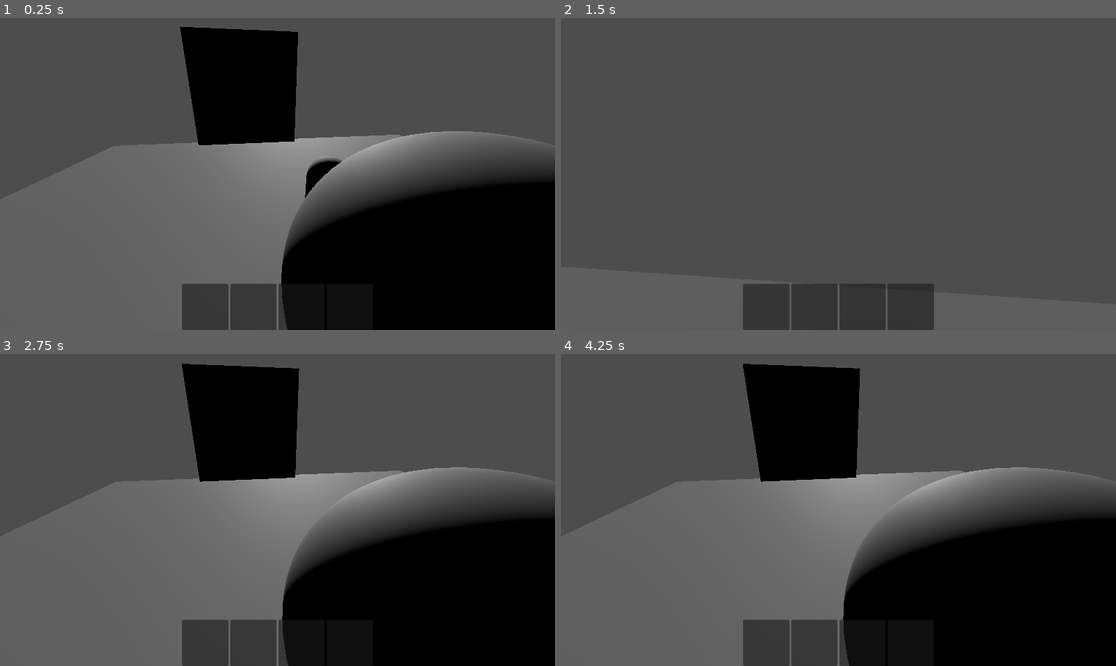
Above: before the commit, frames 1-4 (two rows, left to right).
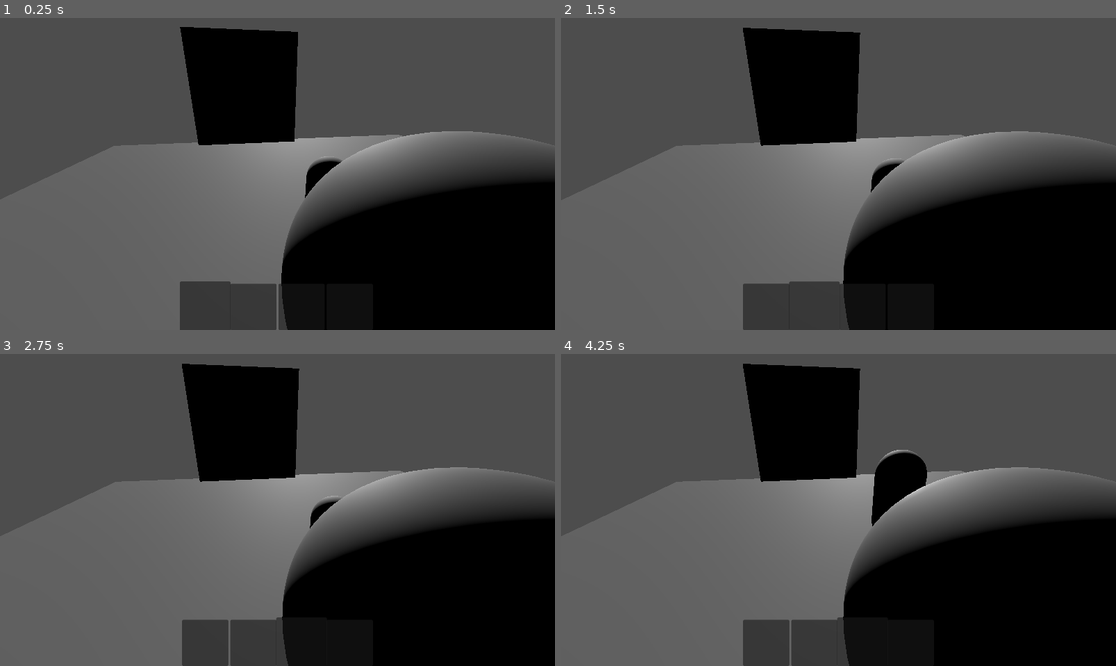
Above: after the commit, the same moments.

Repository: hadll/i-unno
Game: Godot game, scene res://scenes/playground.tscn
Same seed, same stepped clock (60 frames per second), same inputs: the game is played once before the commit and once after it.
Inputs (mouse positions are in pixels of both pictures, inside the frame that each line leads up to):
- Up to frame 1 (0.25 s): no input
- Up to frame 2 (1.5 s): tap Enter at 0.5 s; move the mouse to (866, 174) at 0.52 s; hold W (move_forward) from 0.53 s (still down); tap 1 (freecam_on, bound only before the commit) at 0.6 s; click (866, 174) at 0.67 s; tap Space (move_jump) at 0.77 s; move the mouse to (810, 174) at 1.27 s; tap 2 (freecam_swap, bound only before the commit) at 1.35 s; click (810, 174) at 1.42 s
- Up to frame 3 (2.75 s): keep holding W (move_forward); tap Space (move_jump) at 1.52 s; move the mouse to (288, 503) at 2.02 s; tap 3 (freecam_tp, bound only before the commit) at 2.1 s; click (288, 503) at 2.17 s
- Up to frame 4 (4.25 s): keep holding W (move_forward); tap Space (move_jump) at 2.75, 3.02, 3.77 s; move the mouse to (832, 516) at 2.77 s; tap Ctrl (move_crouch) at 2.85 s; click (832, 516) at 2.92 s; move the mouse to (877, 513) at 3.52 s; hold Shift (move_sprint) from 3.53 s (still down); click (877, 513) at 3.67 s

The runs differ from the first frame. In frame 1, 0.2% of the frame differs, in the area x 32-42%, y 84-100%; in frame 2, 44%, in the area x 17-100%, y 3-100%; in frame 3, 0.2%; in frame 4, 1.5%.

Commit message:
item selection and input

Diff:
--- a/project.godot
+++ b/project.godot
@@ -66,17 +66,17 @@
 }
 freecam_on={
 "deadzone": 0.2,
-"events": [Object(InputEventKey,"resource_local_to_scene":fa …(141 unchanged characters)… ":false,"keycode":0,"physical_keycode":49,"key_label":0,"unicode":49,"location":0,"echo":false,"script":null)
+"events": [Object(InputEventKey,"resource_local_to_scene":fa …(141 unchanged characters)… ":false,"keycode":0,"physical_keycode":4194332,"key_label":0,"unicode":0,"location":0,"echo":false,"script":null)
 ]
 }
 freecam_swap={
 "deadzone": 0.2,
-"events": [Object(InputEventKey,"resource_local_to_scene":fa …(140 unchanged characters)… d":false,"keycode":0,"physical_keycode":50,"key_label":0,"unicode":50,"location":0,"echo":false,"script":null)
+"events": [Object(InputEventKey,"resource_local_to_scene":fa …(140 unchanged characters)… d":false,"keycode":0,"physical_keycode":4194333,"key_label":0,"unicode":0,"location":0,"echo":false,"script":null)
 ]
 }
 freecam_tp={
 "deadzone": 0.2,
-"events": [Object(InputEventKey,"resource_local_to_scene":fa …(140 unchanged characters)… d":false,"keycode":0,"physical_keycode":51,"key_label":0,"unicode":51,"location":0,"echo":false,"script":null)
+"events": [Object(InputEventKey,"resource_local_to_scene":fa …(140 unchanged characters)… d":false,"keycode":0,"physical_keycode":4194334,"key_label":0,"unicode":0,"location":0,"echo":false,"script":null)
 ]
 }
 move_sprint={
@@ -99,11 +99,6 @@
 "events": [Object(InputEventKey,"resource_local_to_scene":false,"resource_name":"","device":-1,"window_id":0,"alt_press …(192 unchanged characters)…
 ]
 }
-item_grab={
-"deadzone": 0.2,
-"events": [Object(InputEventKey,"resource_local_to_scene":false,"resource_name":"","device":-1,"window_id":0,"alt_pressed":false,"shift_pressed":false,"ctrl_pressed":false,"meta_pressed":false,"pressed":false,"keycode":0,"physical_keycode":69,"key_label":0,"unicode":101,"location":0,"echo":false,"script":null)
-]
-}
 office_interact={
 "deadzone": 0.2,
 "events": [Object(InputEventKey,"resource_local_to_scene":false,"resource_name":"","device":-1,"window_id":0,"alt_press …(191 unchanged characters)…
@@ -117,6 +112,41 @@
 office_look_up={
 "deadzone": 0.2,
 "events": [Object(InputEventKey,"resource_local_to_scene":false,"resource_name":"","device":-1,"window_id":0,"alt_press …(192 unchanged characters)…
+]
+}
+item_grab={
+"deadzone": 0.2,
+"events": [Object(InputEventKey,"resource_local_to_scene":false,"resource_name":"","device":-1,"window_id":0,"alt_pressed":false,"shift_pressed":false,"ctrl_pressed":false,"meta_pressed":false,"pressed":false,"keycode":0,"physical_keycode":69,"key_label":0,"unicode":101,"location":0,"echo":false,"script":null)
+]
+}
+item_next={
+"deadzone": 0.2,
+"events": [Object(InputEventMouseButton,"resource_local_to_scene":false,"resource_name":"","device":-1,"window_id":0,"alt_pressed":false,"shift_pressed":false,"ctrl_pressed":false,"meta_pressed":false,"button_mask":0,"position":Vector2(0, 0),"global_position":Vector2(0, 0),"factor":1.0,"button_index":4,"canceled":false,"pressed":false,"double_click":false,"script":null)
+]
+}
+item_previous={
+"deadzone": 0.2,
+"events": [Object(InputEventMouseButton,"resource_local_to_scene":false,"resource_name":"","device":-1,"window_id":0,"alt_pressed":false,"shift_pressed":false,"ctrl_pressed":false,"meta_pressed":false,"button_mask":0,"position":Vector2(0, 0),"global_position":Vector2(0, 0),"factor":1.0,"button_index":5,"canceled":false,"pressed":false,"double_click":false,"script":null)
+]
+}
+item_1={
+"deadzone": 0.2,
+"events": [Object(InputEventKey,"resource_local_to_scene":false,"resource_name":"","device":-1,"window_id":0,"alt_pressed":false,"shift_pressed":false,"ctrl_pressed":false,"meta_pressed":false,"pressed":false,"keycode":0,"physical_keycode":49,"key_label":0,"unicode":49,"location":0,"echo":false,"script":null)
+]
+}
+item_2={
+"deadzone": 0.2,
+"events": [Object(InputEventKey,"resource_local_to_scene":false,"resource_name":"","device":-1,"window_id":0,"alt_pressed":false,"shift_pressed":false,"ctrl_pressed":false,"meta_pressed":false,"pressed":false,"keycode":0,"physical_keycode":50,"key_label":0,"unicode":50,"location":0,"echo":false,"script":null)
+]
+}
+item_3={
+"deadzone": 0.2,
+"events": [Object(InputEventKey,"resource_local_to_scene":false,"resource_name":"","device":-1,"window_id":0,"alt_pressed":false,"shift_pressed":false,"ctrl_pressed":false,"meta_pressed":false,"pressed":false,"keycode":0,"physical_keycode":51,"key_label":0,"unicode":51,"location":0,"echo":false,"script":null)
+]
+}
+item_4={
+"deadzone": 0.2,
+"events": [Object(InputEventKey,"resource_local_to_scene":false,"resource_name":"","device":-1,"window_id":0,"alt_pressed":false,"shift_pressed":false,"ctrl_pressed":false,"meta_pressed":false,"pressed":false,"keycode":0,"physical_keycode":52,"key_label":0,"unicode":52,"location":0,"echo":false,"script":null)
 ]
 }
 
--- a/scenes/inventory.tscn
+++ b/scenes/inventory.tscn
@@ -2,8 +2,9 @@
 
 [ext_resource type="Script" uid="uid://b301mh7c2dgrh" path="res://scripts/inventory.gd" id="1_hj2ta"]
 [ext_resource type="PackedScene" uid="uid://rchgqjh135p2" path="res://scenes/item_slot.tscn" id="1_qw0r6"]
+[ext_resource type="Script" uid="uid://dkq6mobqqioes" path="res://scripts/triggers/global_key_trigger.gd" id="3_ty45s"]
 
-[node name="Inventory" type="Control" unique_id=491016439 node_paths=PackedStringArray("slots")]
+[node name="Inventory" type="Control" unique_id=491016439 node_paths=PackedStringArray("trigger_item_next", "trigger_item_previous", "trigger_item_1", "trigger_item_2", "trigger_item_3", "trigger_item_4", "slots")]
 layout_mode = 3
 anchors_preset = 15
 anchor_right = 1.0
@@ -12,6 +13,12 @@
 grow_vertical = 2
 mouse_filter = 2
 script = ExtResource("1_hj2ta")
+trigger_item_next = NodePath("TriggerItemNext")
+trigger_item_previous = NodePath("TriggerItemPrevious")
+trigger_item_1 = NodePath("TriggerItem1")
+trigger_item_2 = NodePath("TriggerItem2")
+trigger_item_3 = NodePath("TriggerItem3")
+trigger_item_4 = NodePath("TriggerItem4")
 slots = [NodePath("Slots/ItemSlot1"), NodePath("Slots/ItemSlot2"), NodePath("Slots/ItemSlot3"), NodePath("Slots/ItemSlot4")]
 
 [node name="Slots" type="HBoxContainer" parent="." unique_id=740609684]
@@ -36,3 +43,39 @@
 
 [node name="ItemSlot4" parent="Slots" unique_id=744483395 instance=ExtResource("1_qw0r6")]
 layout_mode = 2
+
+[node name="TriggerItemNext" type="Node3D" parent="." unique_id=1532982334]
+script = ExtResource("3_ty45s")
+use_action = true
+action = &"item_next"
+metadata/_custom_type_script = "uid://dkq6mobqqioes"
+
+[node name="TriggerItemPrevious" type="Node3D" parent="." unique_id=644320424]
+script = ExtResource("3_ty45s")
+use_action = true
+action = &"item_previous"
+metadata/_custom_type_script = "uid://dkq6mobqqioes"
+
+[node name="TriggerItem1" type="Node3D" parent="." unique_id=1302310499]
+script = ExtResource("3_ty45s")
+use_action = true
+action = &"item_1"
+metadata/_custom_type_script = "uid://dkq6mobqqioes"
+
+[node name="TriggerItem2" type="Node3D" parent="." unique_id=1725506887]
+script = ExtResource("3_ty45s")
+use_action = true
+action = &"item_2"
+metadata/_custom_type_script = "uid://dkq6mobqqioes"
+
+[node name="TriggerItem3" type="Node3D" parent="." unique_id=1313725403]
+script = ExtResource("3_ty45s")
+use_action = true
+action = &"item_3"
+metadata/_custom_type_script = "uid://dkq6mobqqioes"
+
+[node name="TriggerItem4" type="Node3D" parent="." unique_id=428095868]
+script = ExtResource("3_ty45s")
+use_action = true
+action = &"item_4"
+metadata/_custom_type_script = "uid://dkq6mobqqioes"
--- a/scenes/item_slot.tscn
+++ b/scenes/item_slot.tscn
@@ -4,5 +4,7 @@
 
 [node name="ItemSlot" type="PanelContainer" unique_id=1385488667]
 custom_minimum_size = Vector2(96, 96)
+offset_transform_enabled = true
 mouse_filter = 2
 script = ExtResource("1_567tv")
+animation_speed = 25.0
--- a/scenes/office.tscn
+++ b/scenes/office.tscn
@@ -243,7 +243,7 @@
 [node name="LockTrigger" type="Node3D" parent="Monitor" unique_id=1407903017 node_paths=PackedStringArray("input_triggers", "triggers_to_lock")]
 script = ExtResource("14_ujkv6")
 input_triggers = [NodePath("../MonitorToggle")]
-triggers_to_lock = [NodePath("../../LookLeftKey"), NodePath("../../LookRightKey"), NodePath("../../LookUpKey")]
+triggers_to_lock = [NodePath("../../LookLeftKey"), NodePath("../../LookRightKey"), NodePath("../../LookUpKey"), NodePath("../../OfficePlayer/Inventory/TriggerItemNext"), NodePath("../../OfficePlayer/Inventory/TriggerItemPrevious"), NodePath("../../OfficePlayer/Inventory/TriggerItem1"), NodePath("../../OfficePlayer/Inventory/TriggerItem2"), NodePath("../../OfficePlayer/Inventory/TriggerItem3"), NodePath("../../OfficePlayer/Inventory/TriggerItem4")]
 metadata/_custom_type_script = "uid://dpot1lmhj56kc"
 
 [node name="MeshInstance3D" type="MeshInstance3D" parent="Monitor" unique_id=19432116]
--- a/scripts/inventory.gd
+++ b/scripts/inventory.gd
@@ -1,7 +1,49 @@
 class_name Inventory
 extends Control
 
+# can't exactly have 6 root nodes, really don't know how this should work
+@export var trigger_item_next: Trigger
+@export var trigger_item_previous: Trigger
+@export var trigger_item_1: Trigger
+@export var trigger_item_2: Trigger
+@export var trigger_item_3: Trigger
+@export var trigger_item_4: Trigger
+
 @export var slots: Array[ItemSlot]
+
+var selected_slot := 0
+
+func _ready() -> void:
+	select_slot(0)
+	InputHandler.input.connect(item_input)
+	trigger_item_next.trigger_start.connect(func(_t: Trigger) -> void:
+		select_slot(selected_slot + 1)
+	)
+	trigger_item_previous.trigger_start.connect(func(_t: Trigger) -> void:
+		select_slot(selected_slot - 1)
+	)
+	trigger_item_1.trigger_start.connect(func(_t: Trigger) -> void:
+		select_slot(0)
+	)
+	trigger_item_2.trigger_start.connect(func(_t: Trigger) -> void:
+		select_slot(1)
+	)
+	trigger_item_3.trigger_start.connect(func(_t: Trigger) -> void:
+		select_slot(2)
+	)
+	trigger_item_4.trigger_start.connect(func(_t: Trigger) -> void:
+		select_slot(3)
+	)
+
+func item_input(event: InputEvent) -> void:
+	if slots[selected_slot].item:
+		slots[selected_slot].item.item_input(event)
+
+func select_slot(slot: int) -> void:
+	slots[selected_slot].deselect()
+	selected_slot = posmod(slot, len(slots))
+	slots[selected_slot].select()
+
 
 func pick_up_item(item: Item) -> bool:
 	for slot in slots:
--- a/scripts/item.gd
+++ b/scripts/item.gd
@@ -1,5 +1,8 @@
 class_name Item
 extends Node3D
 
+func get_item_name() -> String:
+	return "Item"
+
 func item_input(_event: InputEvent) -> void:
 	pass
--- a/scripts/item_slot.gd
+++ b/scripts/item_slot.gd
@@ -1,10 +1,25 @@
 class_name ItemSlot
 extends Control
 
+@export var animation_speed := 1.0
+@export var selection_scale := 1.1
+
 var item: Item
+var target_scale := 1.0
+var current_scale := 1.0
+
+func _process(delta: float) -> void:
+	current_scale = lerpf(target_scale, current_scale, exp(-delta * animation_speed))
+	offset_transform_scale = Vector2.ONE * current_scale
 
 func set_item(to: Item) -> void:
 	item = to
 	if item:
 		item.hide()
 		add_child(item)
+
+func select() -> void:
+	target_scale = selection_scale
+
+func deselect() -> void:
+	target_scale = 1.0
--- a/scripts/monitor.gd
+++ b/scripts/monitor.gd
@@ -8,7 +8,7 @@
 
 func _ready() -> void:
 	trigger.trigger_start.connect(func(_t: Trigger) -> void: get_focus())
-	trigger.trigger_end.connect(func (_t: Trigger) -> void: release_focus())
+	trigger.trigger_end.connect(func(_t: Trigger) -> void: release_focus())
 
 func _input(event: InputEvent) -> void:
 	if not focused:
